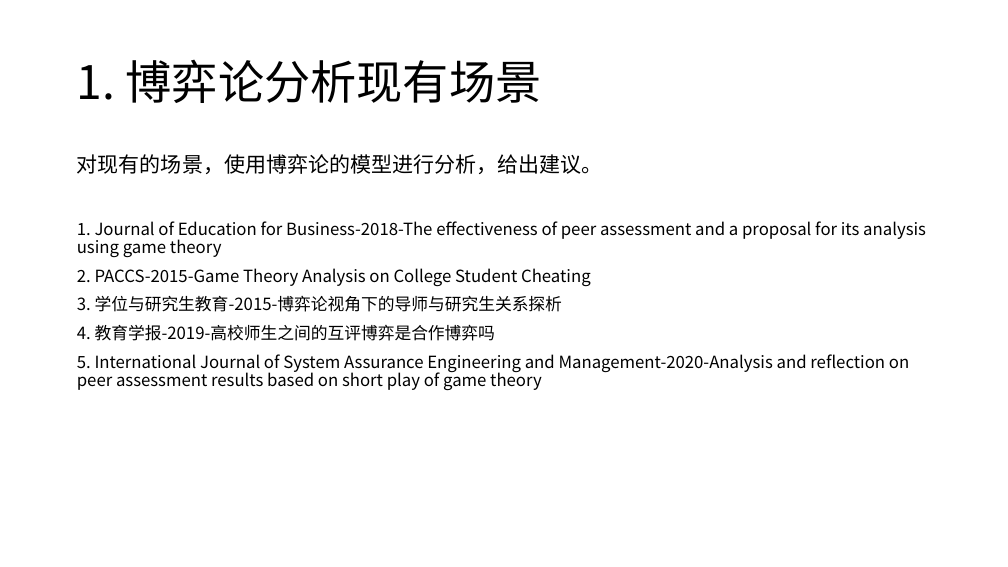
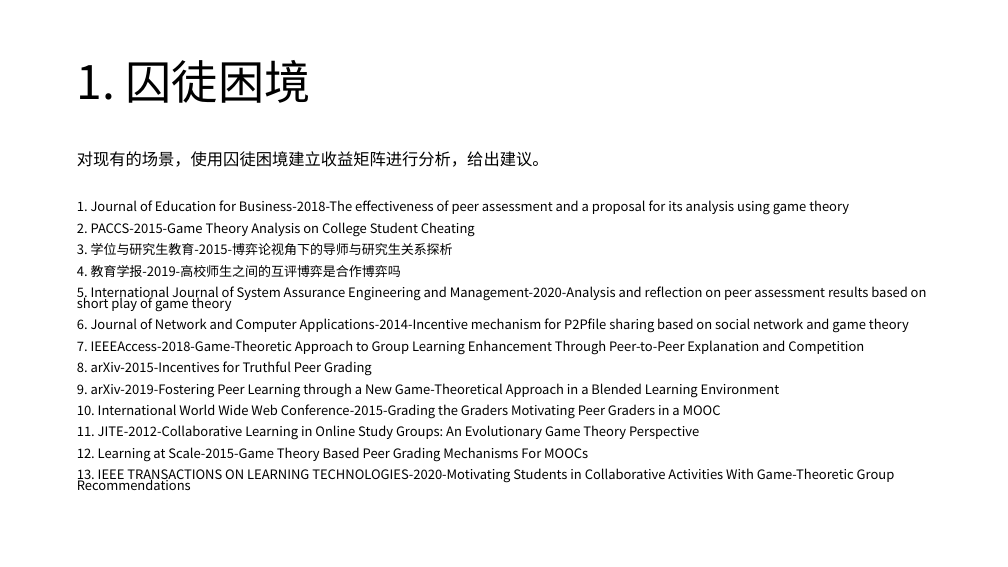
Before and after one commit to CHDYPY/paper, a slide deck: slide 4 of 报告/2021年9月4日/杨攀原.pptx (slide 7 before the commit). Drawn at 1008x567 pixels with LibreOffice and Linux fonts; fonts in the diff are those of the drawing. Boxes give left, top, right and bottom in pixels: in the first picture for what was removed or moved away, otherwise in the second. Text is boxed around its words. In the diff, an @@ line names an element or a change of style, - is before the commit and + after.

```diff
--- a/报告/2021年9月4日/杨攀原.pptx
+++ b/报告/2021年9月4日/杨攀原.pptx
@@ title at bbox=[77, 60, 311, 103]: text changed @@
-1. 博弈论分析现有场景
+1. 囚徒困境
@@ text at bbox=[77, 151, 549, 167]: text changed; size 20 to 15.5 pt @@
-对现有的场景，使用博弈论的模型进行分析，给出建议。
+对现有的场景，使用囚徒困境建立收益矩阵进行分析，给出建议。
@@ text at bbox=[77, 200, 927, 312]: size 16 to 12.4 pt in "1. Journal of Education for Business-2018-The effectiveness ...", "2. PACCS-2015-Game Theory Analysis on College Student ...", "3. 学位与研究生教育-2015-博弈论视角下的导师与研究生关系探析", "4. 教育学报-2019-高校师生之间的互评博弈是合作博弈吗" and 1 more places; line spacing 0.9 to 0.7 @@
@@ text at bbox=[77, 318, 909, 490]: paragraphs added @@
+6. Journal of Network and Computer Applications-2014-Incentive mechanism for P2Pfile sharing based on social network and game theory
+7. IEEEAccess-2018-Game-Theoretic Approach to Group Learning Enhancement Through Peer-to-Peer Explanation and Competition
+8. arXiv-2015-Incentives for Truthful Peer Grading
+9. arXiv-2019-Fostering Peer Learning through a New Game-Theoretical Approach in a Blended Learning Environment
+10. International World Wide Web Conference-2015-Grading the Graders Motivating Peer Graders in a MOOC
+11. JITE-2012-Collaborative Learning in Online Study Groups: An Evolutionary Game Theory Perspective
+12. Learning at Scale-2015-Game Theory Based Peer Grading Mechanisms For MOOCs
+13. IEEE TRANSACTIONS ON LEARNING TECHNOLOGIES-2020-Motivating Students in Collaborative Activities With Game-Theoretic Group Recommendations
```
Also in this commit, not shown: 9 other slides changed, 8 slides added, 13 slides removed, 1 other file.
